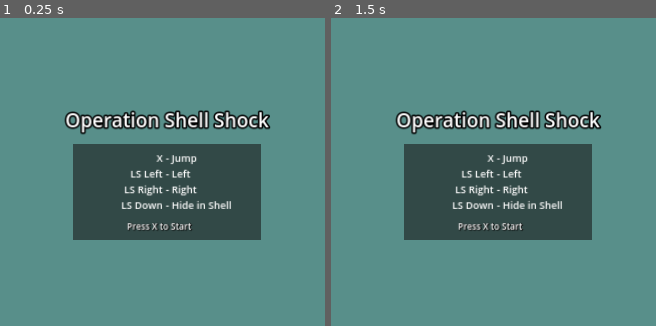
Above: before the commit, frames 1-2 (left to right).
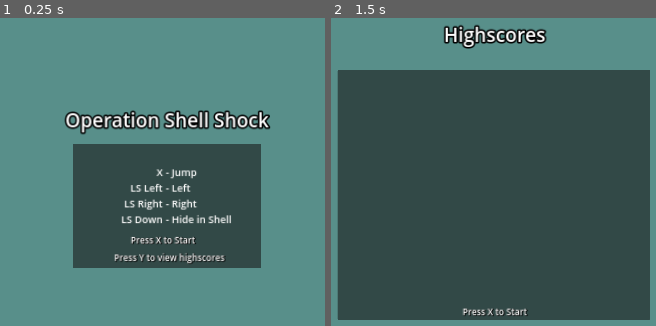
Above: after the commit, the same moments.

Repository: isterkvarn/operation_shell_shock
Game: Godot game, scene res://menus/main_menu/main_menu.tscn
Two runs of this game, one before a commit and one after it. Both use one fixed random seed, a clock stepped at 60 frames per second and the inputs below.
Inputs:
- Up to frame 1 (0.25 s): no input
- Up to frame 2 (1.5 s): tap X at 0.5, 1.25 s; hold D (ss_right) from 0.53 s (still down); tap Y (highscores, bound only after the commit) at 0.6 s; tap W (ss_jump) at 0.77 s; tap J (switch_state) at 1.35 s

The runs differ from the first frame. In frame 1, 7.7% of the frame differs, in the area x 22-81%, y 44-82%; in frame 2, 62%, in the area x 2-99%, y 2-99%.

Commit message:
fixes

Diff:
--- a/highscore/highscore.gd
+++ b/highscore/highscore.gd
@@ -40,6 +40,13 @@
 	add_score(player_score.score)
 
 func add_score(score: float):
+	if score == 0:
+		name_input.visible = false
+		score_text.visible = false
+		names_box.visible = true
+		ok_button.visible = false
+		start_label.visible = true
+
 	score_text.text = str(int(score*100)/100.0)
 
 func _add_score(name: String, score: float):
--- a/levels/demo_level.tscn
+++ b/levels/demo_level.tscn
@@ -12,9 +12,11 @@
 [ext_resource type="PackedScene" uid="uid://d0x4m2m8anjv1" path="res://enemy/enemy.tscn" id="10_1shuc"]
 [ext_resource type="PackedScene" uid="uid://bplhv37kwxjpo" path="res://sounds/background_music.tscn" id="10_tbwpt"]
 [ext_resource type="PackedScene" uid="uid://xym1pnfx5ye7" path="res://laser_wall/laser_wall.tscn" id="12_8qfgr"]
-[ext_resource type="PackedScene" path="res://laser_wall/laser_point.tscn" id="13_eqe67"]
-[ext_resource type="PackedScene" uid="uid://60d0u27uu4kh" path="res://bounce_field/bounce_field_point.tscn" id="14_pvqxw"]
+[ext_resource type="PackedScene" uid="uid://btwior5lyax08" path="res://laser_wall/laser_point.tscn" id="13_eqe67"]
+[ext_resource type="PackedScene" path="res://bounce_field/bounce_field_point.tscn" id="14_pvqxw"]
 [ext_resource type="PackedScene" uid="uid://cj2fv28ao5ptv" path="res://highscore/win_area.tscn" id="15_c7fyl"]
+[ext_resource type="Texture2D" uid="uid://frd4cwlwascu" path="res://environment/background_1.png" id="16_svcgs"]
+[ext_resource type="Texture2D" uid="uid://desmlvfn4vd4t" path="res://environment/foreground_1.png" id="17_an48s"]
 
 [sub_resource type="LabelSettings" id="LabelSettings_fnfmh"]
 font_size = 61
@@ -31,6 +33,7 @@
 metadata/_edit_vertical_guides_ = []
 
 [node name="BackgroundColorRect" type="ColorRect" parent="."]
+z_index = -1
 offset_left = -16662.0
 offset_top = -15577.0
 offset_right = 83969.0
@@ -52,7 +55,7 @@
 out_of_shell_speed = 1300.0
 
 [node name="TileMap" parent="." instance=ExtResource("2_0e213")]
-layer_0/tile_data = PackedInt32Array(327726, 0, 0, 327727, 0 …(42200 unchanged characters)… 0, 0, 41, 0, 0, 65577, 0, 0, 42, 0, 0, 196652, 0, 0, 262188, 0, 0, 131112, 0, 0, 65576, 0, 0, 40, 0, 0, -654 …(1980 unchanged characters)…
+layer_0/tile_data = PackedInt32Array(327726, 0, 0, 327727, 0 …(42200 unchanged characters)… 0, 0, 41, 0, 0, 65577, 0, 0, 42, 0, 0, 131112, 0, 0, 65576, 0, 0, 40, 0, 0, -654 …(1980 unchanged characters)…
 
 [node name="Turrets" type="Node2D" parent="."]
 
@@ -188,6 +191,7 @@
 
 [node name="DeathWall" parent="." instance=ExtResource("4_w7pqe")]
 unique_name_in_owner = true
+z_index = 2
 position = Vector2(-6953, 40)
 speed = 700.0
 
@@ -330,3 +334,13 @@
 [node name="WinArea" parent="." instance=ExtResource("15_c7fyl")]
 position = Vector2(39725, 68)
 scale = Vector2(1.5, 1.5)
+
+[node name="Sprite2D" type="Sprite2D" parent="."]
+z_index = -1
+position = Vector2(386, 369)
+scale = Vector2(1.33, 1.33)
+texture = ExtResource("16_svcgs")
+
+[node name="Sprite2D" type="Sprite2D" parent="Sprite2D"]
+z_index = 1
+texture = ExtResource("17_an48s")
--- a/levels/demo_level_2.tscn
+++ b/levels/demo_level_2.tscn
@@ -12,7 +12,6 @@
 out_of_shell_speed = 1600.0
 in_shell_speed = 300.0
 jump_velocity = 3800.0
-down_gravity = 200
 
 [node name="TileMap" parent="." instance=ExtResource("2_t27wk")]
 layer_0/tile_data = PackedInt32Array(327680, 0, 0, 327681, 0, 0, 327682, 0, 0, 327683, 0, 0, 327684, 0, 0, 327685, 0, 0 …(5189 unchanged characters)…
--- a/menus/main_menu/main_menu.gd
+++ b/menus/main_menu/main_menu.gd
@@ -5,3 +5,6 @@
 	if Input.is_action_just_pressed("ui_accept"):
 #		get_tree().change_scene_to_file("res://main.tscn")
 		get_tree().change_scene_to_file("res://levels/demo_level.tscn")
+
+	if Input.is_action_just_pressed("highscores"):
+		get_tree().change_scene_to_file("res://highscore/highscore.tscn")
--- a/menus/main_menu/main_menu.tscn
+++ b/menus/main_menu/main_menu.tscn
@@ -60,7 +60,7 @@
 offset_left = -226.0
 offset_top = -115.0
 offset_right = 226.0
-offset_bottom = 115.0
+offset_bottom = 183.0
 grow_horizontal = 2
 grow_vertical = 2
 
@@ -110,11 +110,27 @@
 anchor_top = 0.5
 anchor_right = 0.5
 anchor_bottom = 0.5
-offset_left = -96.5
-offset_top = 66.5
-offset_right = 96.5
-offset_bottom = 99.5
+offset_left = -87.0
+offset_top = 66.0
+offset_right = 106.0
+offset_bottom = 99.0
 grow_horizontal = 2
 grow_vertical = 2
 text = "Press X to Start"
 label_settings = SubResource("LabelSettings_hue0d")
+
+[node name="StartLabel2" type="Label" parent="Panel"]
+layout_mode = 1
+anchors_preset = 8
+anchor_left = 0.5
+anchor_top = 0.5
+anchor_right = 0.5
+anchor_bottom = 0.5
+offset_left = -91.0
+offset_top = 108.0
+offset_right = 102.0
+offset_bottom = 141.0
+grow_horizontal = 2
+grow_vertical = 2
+text = "Press Y to view highscores"
+label_settings = SubResource("LabelSettings_hue0d")
--- a/project.godot
+++ b/project.godot
@@ -59,6 +59,13 @@
 "events": [Object(InputEventKey,"resource_local_to_scene":false,"resource_name":"","device":-1,"window_id":0,"alt_pressed":false,"shift_pressed":false,"ctrl_pressed":false,"meta_pressed":false,"pressed":false,"keycode":0,"physical_keycode":74,"key_label":0,"unicode":110,"echo":false,"script":null)
 , Object(InputEventKey,"resource_local_to_scene":false,"resource_name":"","device":-1,"window_id":0,"alt_pressed":false,"shift_pressed":false,"ctrl_pressed":false,"meta_pressed":false,"pressed":false,"keycode":0,"physical_keycode":83,"key_label":0,"unicode":83,"echo":false,"script":null)
 , Object(InputEventJoypadMotion,"resource_local_to_scene":false,"resource_name":"","device":-1,"axis":1,"axis_value":1.0,"script":null)
+, Object(InputEventJoypadMotion,"resource_local_to_scene":false,"resource_name":"","device":-1,"axis":5,"axis_value":1.0,"script":null)
+]
+}
+highscores={
+"deadzone": 0.5,
+"events": [Object(InputEventJoypadButton,"resource_local_to_scene":false,"resource_name":"","device":-1,"button_index":3,"pressure":0.0,"pressed":true,"script":null)
+, Object(InputEventKey,"resource_local_to_scene":false,"resource_name":"","device":-1,"window_id":0,"alt_pressed":false,"shift_pressed":false,"ctrl_pressed":false,"meta_pressed":false,"pressed":false,"keycode":0,"physical_keycode":89,"key_label":0,"unicode":121,"echo":false,"script":null)
 ]
 }
 
Binary file changed: environment/background_1.png
Not shown, added: environment/background_1.png.import
Binary file changed: environment/foreground_1.png
Not shown, added: environment/foreground_1.png.import
Not shown: 1 places in levels/demo_level.tscn that only renumber resources
Not shown: 1 places in levels/demo_level_2.tscn that only renumber resources
